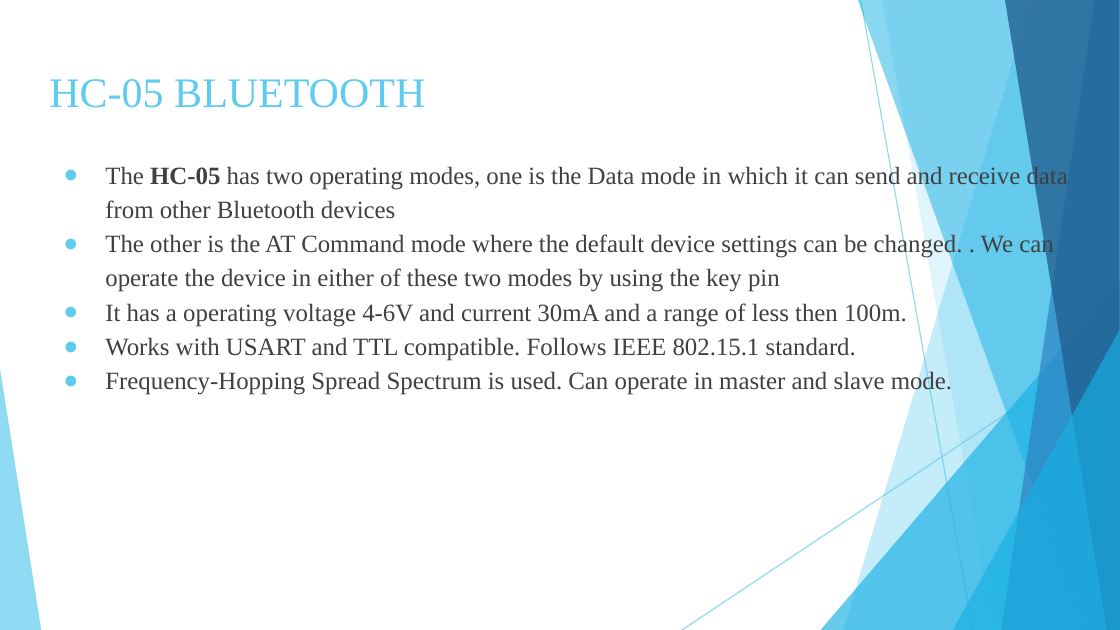
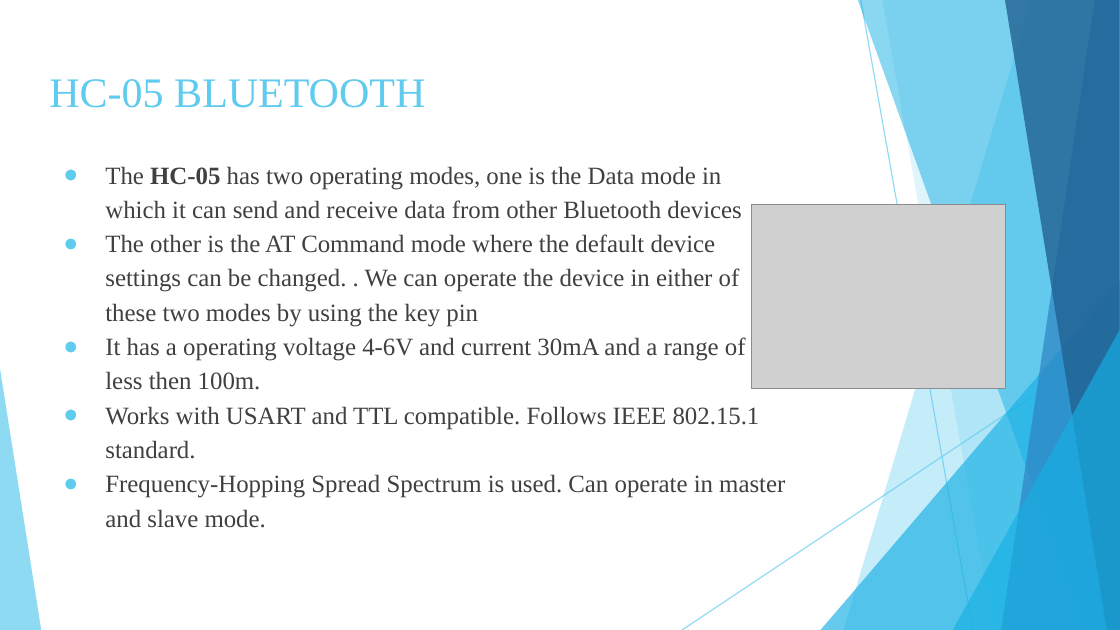
Before and after one commit to Sampanna-T/Major_Project, a slide deck: slide 24 of Doc/Major_Project.pptx (slide 25 before the commit). Drawn at 1120x630 pixels with LibreOffice and Linux fonts; fonts in the diff are those of the drawing; grey boxes stand for pictures. Boxes give left, top, right and bottom in pixels: in the first picture for what was removed or moved away, otherwise in the second. Text is boxed around its words. In the diff, an @@ line names an element or a change of style, - is before the commit and + after.

```diff
--- a/Doc/Major_Project.pptx
+++ b/Doc/Major_Project.pptx
@@ text "The HC-05 has two operating ..." rewrapped from (105, 164, 1068, 396) to (105, 166, 785, 528) @@
@@ picture added at (752, 205, 1005, 390) @@
```
Also in this commit, not shown: 14 other slides changed, 5 slides removed, 1 other file.
